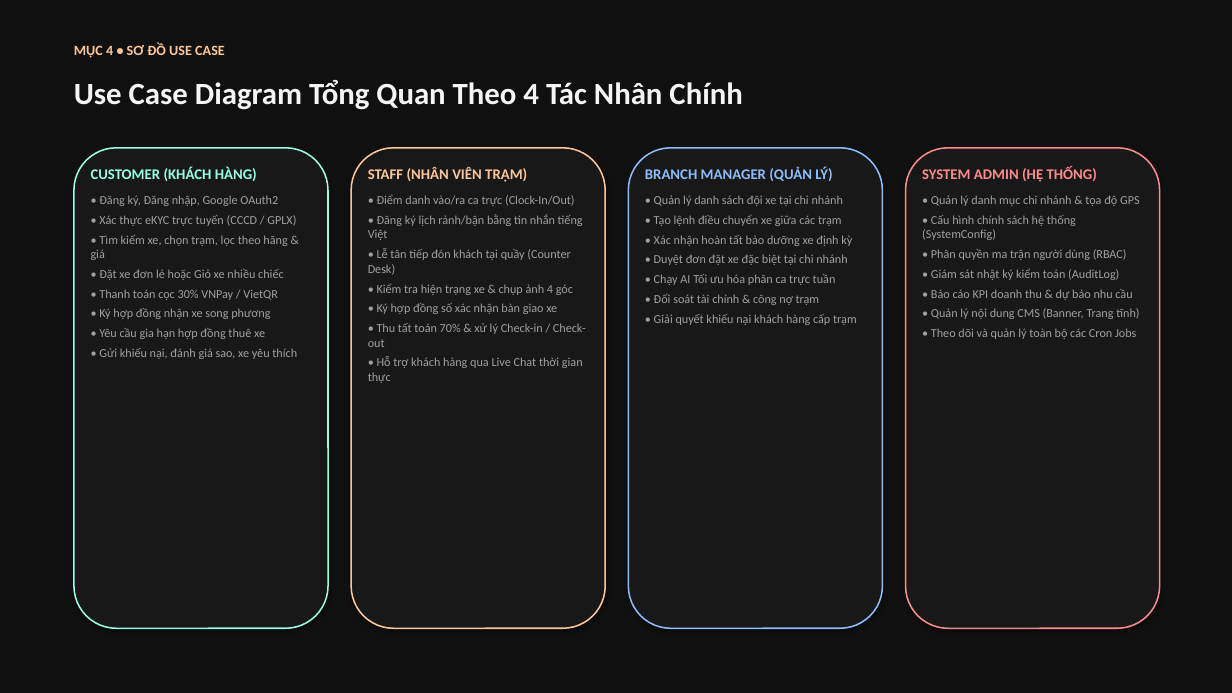
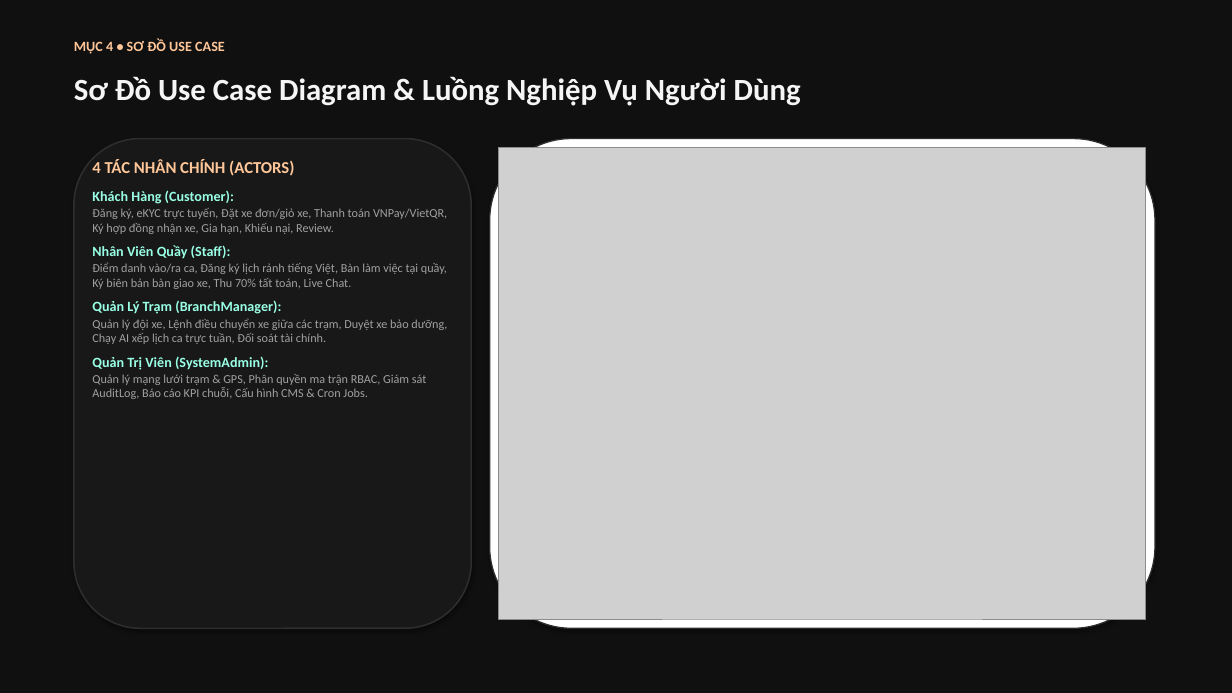
Before and after one commit to Hoang-124/Motorent, a slide deck: slide 6 of docs/MOTORENT_SWP391_Slide_Trinh_Bay.pptx. Drawn at 1232x693 pixels with LibreOffice and Linux fonts; fonts in the diff are those of the drawing; grey boxes stand for pictures. Boxes give left, top, right and bottom in pixels: in the first picture for what was removed or moved away, otherwise in the second. Text is boxed around its words. In the diff, an @@ line names an element or a change of style, - is before the commit and + after.

Commit message:
feat(docs): embed authentic diagrams (Package, UC & Database ERD) into presentation slides

```diff
--- a/docs/MOTORENT_SWP391_Slide_Trinh_Bay.pptx
+++ b/docs/MOTORENT_SWP391_Slide_Trinh_Bay.pptx
@@ text "MỤC 4 • SƠ ĐỒ ...": place and size @@
-text "MỤC 4 • SƠ ĐỒ ..." at bbox=[74, 43, 225, 58]
+text "MỤC 4 • SƠ ĐỒ ..." at bbox=[74, 39, 225, 54]
@@ text at bbox=[74, 76, 801, 106]: text changed @@
-Use Case Diagram Tổng Quan Theo 4 Tác Nhân Chính
+Sơ Đồ Use Case Diagram & Luồng Nghiệp Vụ Người Dùng
@@ rounded rectangle: place and size @@
-rounded rectangle at bbox=[74, 148, 328, 628]
+rounded rectangle at bbox=[74, 139, 471, 628]
@@ rounded rectangle at bbox=[74, 139, 471, 628]: outline #99FFE4 1.2 pt to #2E2E2E 1.2 pt @@
@@ rounded rectangle: place and size @@
-rounded rectangle at bbox=[351, 148, 605, 628]
+rounded rectangle at bbox=[490, 139, 1155, 628]
@@ rounded rectangle at bbox=[490, 139, 1155, 628]: fill #181818 to #FFFFFF; outline #FFC799 1.2 pt to #2E2E2E 1 pt @@
@@ picture added at bbox=[499, 148, 1146, 619] @@
@@ rounded rectangle removed at bbox=[628, 148, 883, 628] @@
@@ rounded rectangle removed at bbox=[906, 148, 1160, 628] @@
@@ text at bbox=[92, 160, 447, 399]: text changed @@
-CUSTOMER (KHÁCH HÀNG)
-• Đăng ký, Đăng nhập, Google OAuth2
-• Xác thực eKYC trực tuyến (CCCD / GPLX)
-• Tìm kiếm xe, chọn trạm, lọc theo hãng & giá
-• Đặt xe đơn lẻ hoặc Giỏ xe nhiều chiếc
-• Thanh toán cọc 30% VNPay / VietQR
-• Ký hợp đồng nhận xe song phương
-• Yêu cầu gia hạn hợp đồng thuê xe
-• Gửi khiếu nại, đánh giá sao, xe yêu thích
+4 TÁC NHÂN CHÍNH (ACTORS)
+Khách Hàng (Customer):
+Đăng ký, eKYC trực tuyến, Đặt xe đơn/giỏ xe, Thanh toán VNPay/VietQR, Ký hợp đồng nhận xe, Gia hạn, Khiếu nại, Review.
+Nhân Viên Quầy (Staff):
+Điểm danh vào/ra ca, Đăng ký lịch rảnh tiếng Việt, Bàn làm việc tại quầy, Ký biên bản bàn giao xe, Thu 70% tất toán, Live Chat.
+Quản Lý Trạm (BranchManager):
+Quản lý đội xe, Lệnh điều chuyển xe giữa các trạm, Duyệt xe bảo dưỡng, Chạy AI xếp lịch ca trực tuần, Đối soát tài chính.
+Quản Trị Viên (SystemAdmin):
+Quản lý mạng lưới trạm & GPS, Phân quyền ma trận RBAC, Giám sát AuditLog, Báo cáo KPI chuỗi, Cấu hình CMS & Cron Jobs.
@@ text removed at bbox=[368, 167, 586, 383] @@
-STAFF (NHÂN VIÊN TRẠM)
-• Điểm danh vào/ra ca trực (Clock-In/Out)
-• Đăng ký lịch rảnh/bận bằng tin nhắn tiếng Việt
-• Lễ tân tiếp đón khách tại quầy (Counter Desk)
-• Kiểm tra hiện trạng xe & chụp ảnh 4 góc
-• Ký hợp đồng số xác nhận bàn giao xe
-• Thu tất toán 70% & xử lý Check-in / Check-out
-• Hỗ trợ khách hàng qua Live Chat thời gian thực
@@ text removed at bbox=[645, 166, 857, 325] @@
-BRANCH MANAGER (QUẢN LÝ)
-• Quản lý danh sách đội xe tại chi nhánh
-• Tạo lệnh điều chuyển xe giữa các trạm
-• Xác nhận hoàn tất bảo dưỡng xe định kỳ
-• Duyệt đơn đặt xe đặc biệt tại chi nhánh
-• Chạy AI Tối ưu hóa phân ca trực tuần
-• Đối soát tài chính & công nợ trạm
-• Giải quyết khiếu nại khách hàng cấp trạm
@@ text removed at bbox=[922, 166, 1140, 339] @@
-SYSTEM ADMIN (HỆ THỐNG)
-• Quản lý danh mục chi nhánh & tọa độ GPS
-• Cấu hình chính sách hệ thống (SystemConfig)
-• Phân quyền ma trận người dùng (RBAC)
-• Giám sát nhật ký kiểm toán (AuditLog)
-• Báo cáo KPI doanh thu & dự báo nhu cầu
-• Quản lý nội dung CMS (Banner, Trang tĩnh)
-• Theo dõi và quản lý toàn bộ các Cron Jobs
```
Also in this commit, not shown: 11 other slides changed, 1 slide added, 1 slide removed, 12 other files.
